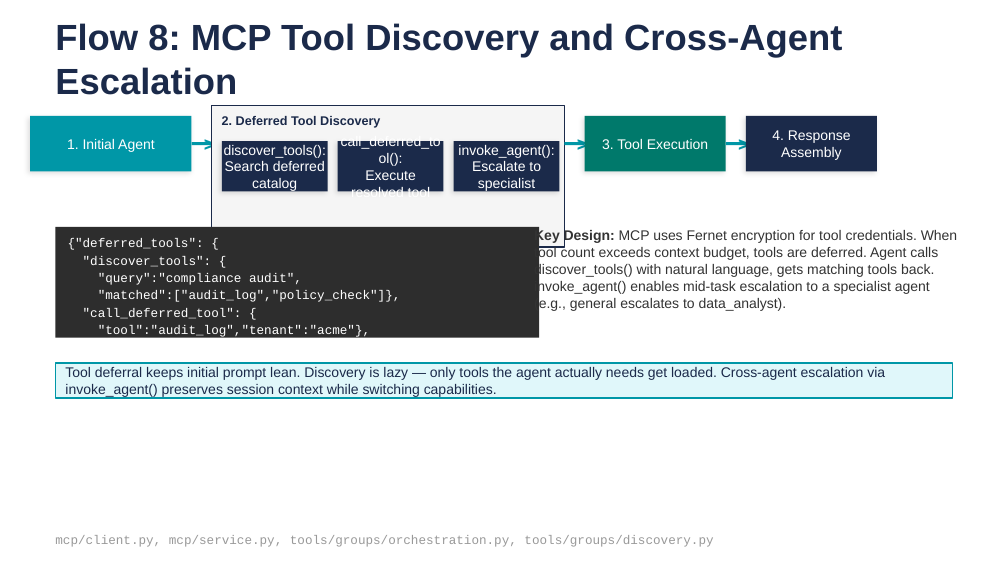
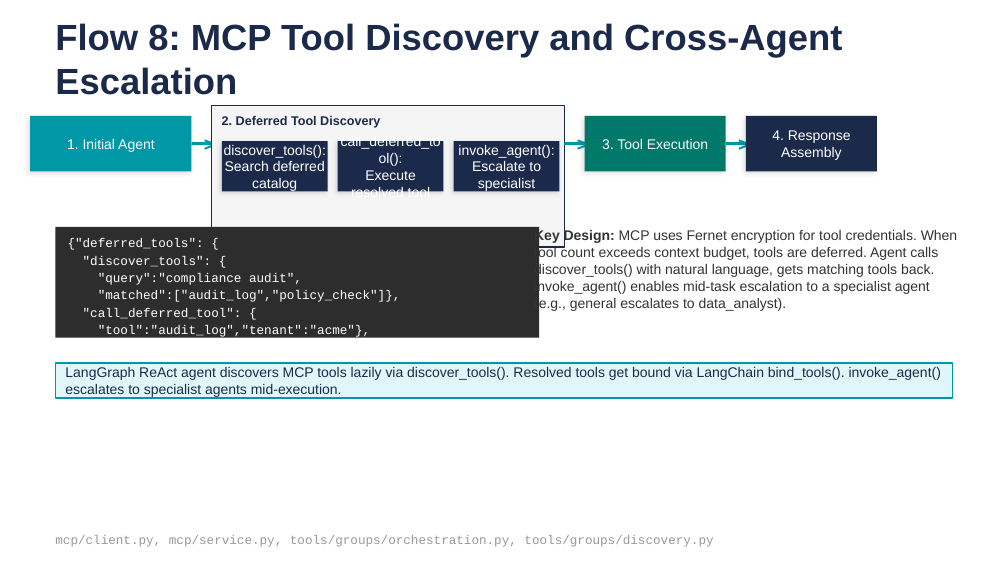
Before and after one commit to browntitan/Agent_Harness, a slide deck: slide 38 of powerpoint/agentic_chatbot_v3_leadership_v2.pptx (slide 37 before the commit). Drawn at 1008x567 pixels with LibreOffice and Linux fonts; fonts in the diff are those of the drawing. Boxes give left, top, right and bottom in pixels: in the first picture for what was removed or moved away, otherwise in the second. Text is boxed around its words. In the diff, an @@ line names an element or a change of style, - is before the commit and + after.

```diff
--- a/powerpoint/agentic_chatbot_v3_leadership_v2.pptx
+++ b/powerpoint/agentic_chatbot_v3_leadership_v2.pptx
@@ text at (65, 367, 941, 398): text changed @@
-Tool deferral keeps initial prompt lean. Discovery is lazy — only tools the agent actually needs get loaded. Cross-agent escalation via invoke_agent() preserves session context while switching capabilities.
+LangGraph ReAct agent discovers MCP tools lazily via discover_tools(). Resolved tools get bound via LangChain bind_tools(). invoke_agent() escalates to specialist agents mid-execution.
```
Also in this commit, not shown: 10 other slides changed, 1 slide added, 44 other files.
